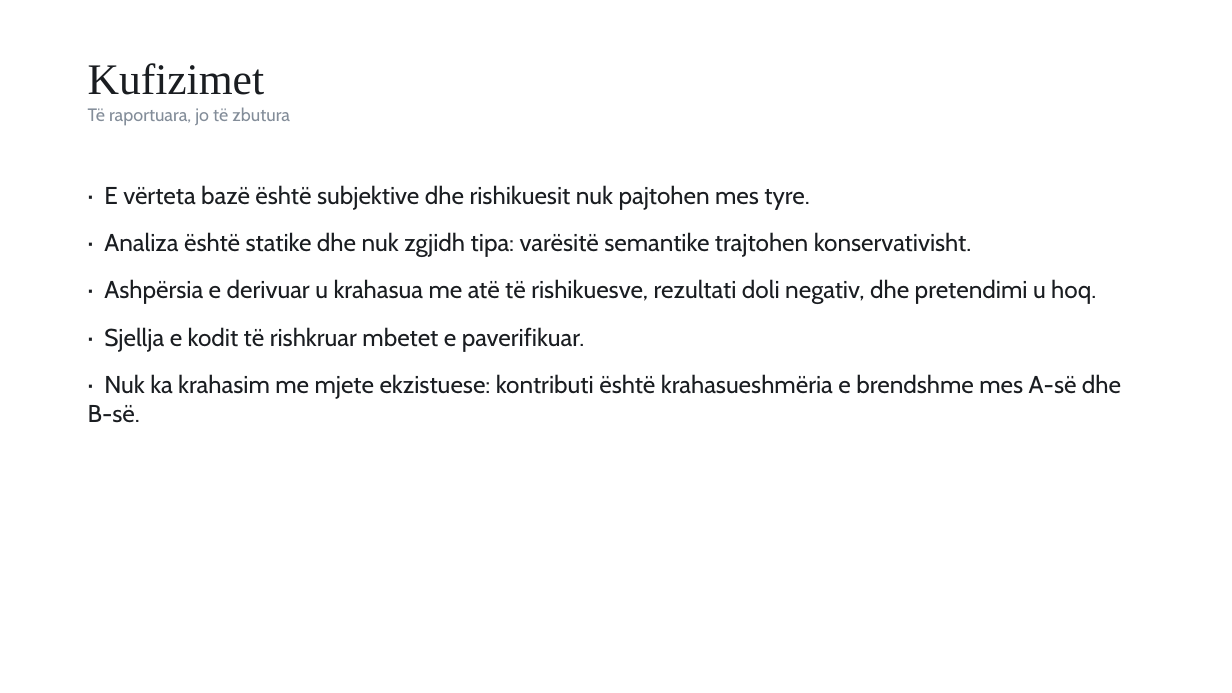
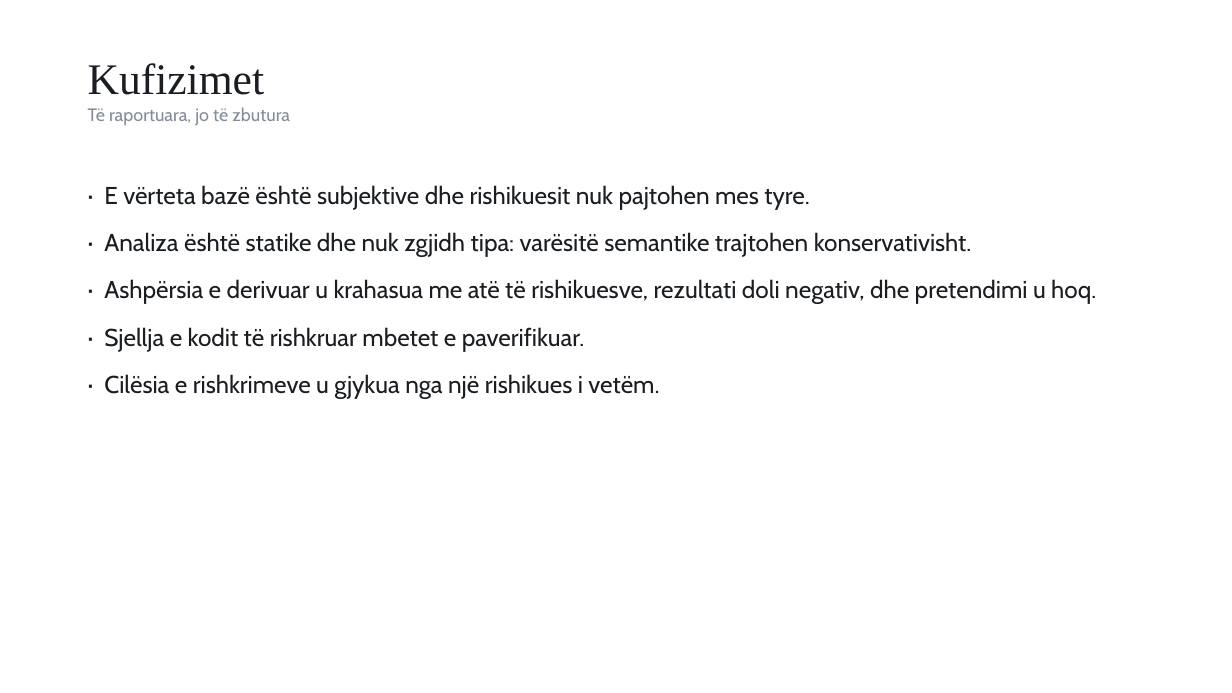
Before and after one commit to FlorentLatifi/Code-Smell-Detection-and-Refactoring-Recommendations, a slide deck: slide 14 of docs/thesis/Prezantimi_Florent_Latifi.pptx (slide 13 before the commit). Drawn at 1232x693 pixels with LibreOffice and Linux fonts; fonts in the diff are those of the drawing. Boxes give left, top, right and bottom in pixels: in the first picture for what was removed or moved away, otherwise in the second. Text is boxed around its words. In the diff, an @@ line names an element or a change of style, - is before the commit and + after.

Commit message:
Përditëso abstraktin, validimin, ndërfaqen dhe prezantimin (#8)
Abstrakti merr pranueshmërinë e rishkrimeve dhe mbetet nën 360 fjalë. Te
4.10 numrat e testeve të 8 tetorit (797 dhe 173), te 4.8 mënyra e thjeshtë
dhe te 4.11 imazhi Docker. Prezantimi merr krahasimin me PMD-në, sllajdin
«A ia vlejnë rishkrimet?» dhe saktëson verifikimin dhe kufizimet (VD-147).

```diff
--- a/docs/thesis/Prezantimi_Florent_Latifi.pptx
+++ b/docs/thesis/Prezantimi_Florent_Latifi.pptx
@@ text at (x1=104, y1=374, x2=659, y2=399): text changed @@
-· Nuk ka krahasim me mjete ekzistuese: kontributi është krahasueshmëria e brendshme mes A-së dhe B-së.
+· Cilësia e rishkrimeve u gjykua nga një rishikues i vetëm.
```
Also in this commit, not shown: 3 other slides changed, 1 slide added, 6 other files.
